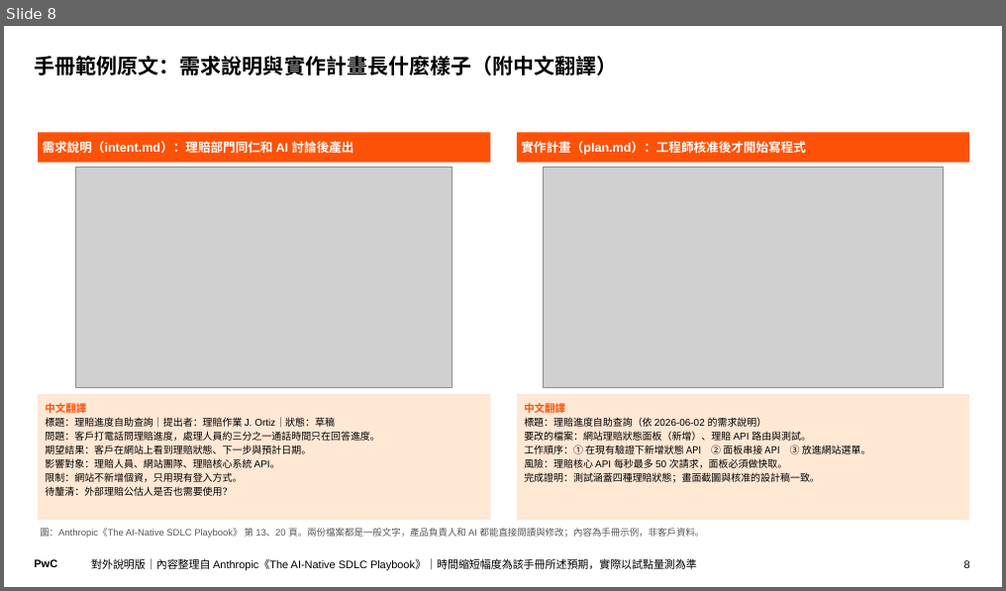
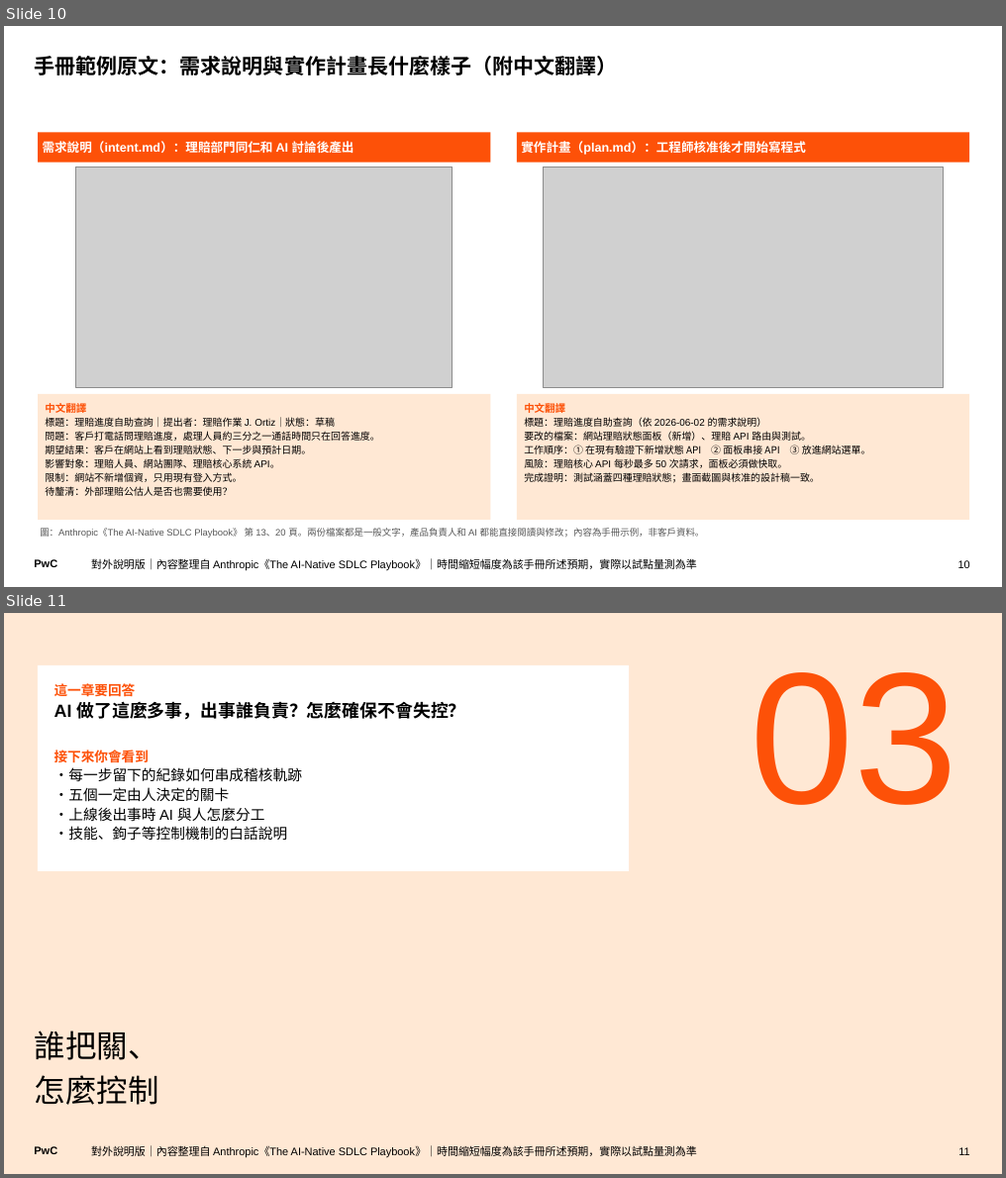
Before and after one commit to Robshao/PwC_FSC1, a slide deck: research/ai-native-sdlc/AI原生SDLC_白話說明.pptx. Shown one above the other, each under a label of ours: slide 8 before the commit, slides 10 and 11 after it. The pictures are 1006x591 and 1006x1178 pixels, drawn with LibreOffice and Linux fonts; fonts in the diff are those of the drawing; grey boxes stand for pictures. Boxes give left, top, right and bottom in pixels: in the first picture for what was removed or moved away, otherwise in the second. Text is boxed around its words. In the diff, an @@ line names an element or a change of style, - is before the commit and + after.

```diff
--- a/research/ai-native-sdlc/AI原生SDLC_白話說明.pptx
+++ b/research/ai-native-sdlc/AI原生SDLC_白話說明.pptx
@@ slide 11 added at [4,613,1002,1174], background #FFE8D4; not listed: 1 template element that a slide beside it also shows @@
@@ rectangle added at [38,665,629,871], fill #FFFFFF, 14 pt, text #000000 @@
+這一章要回答
+AI 做了這麼多事，出事誰負責？怎麼確保不會失控？
+接下來你會看到
+・每一步留下的紀錄如何串成稽核軌跡
+・五個一定由人決定的關卡
+・上線後出事時 AI 與人怎麼分工
+・技能、鉤子等控制機制的白話說明
@@ text added at [750,672,958,805], 180 pt, text #FD5108 @@
+03
@@ title added at [35,1031,159,1105], 30 pt, text #000000 @@
+誰把關、
+怎麼控制
@@ text added at [91,1146,697,1157], 10.5 pt, text #000000 @@
+對外說明版｜內容整理自 Anthropic《The AI-Native SDLC Playbook》｜時間縮短幅度為該手冊所述預期，實際以試點量測為準
@@ page number added at [958,1148,969,1156], 10.5 pt, text #000000 @@
+11
@@ what was slide 8 is now slide 10 @@
@@ page number at [958,561,970,569]: text changed @@
-8
+10
```
Also in this commit, not shown: 1 slide changed, 6 other slides added, 7 other files.
